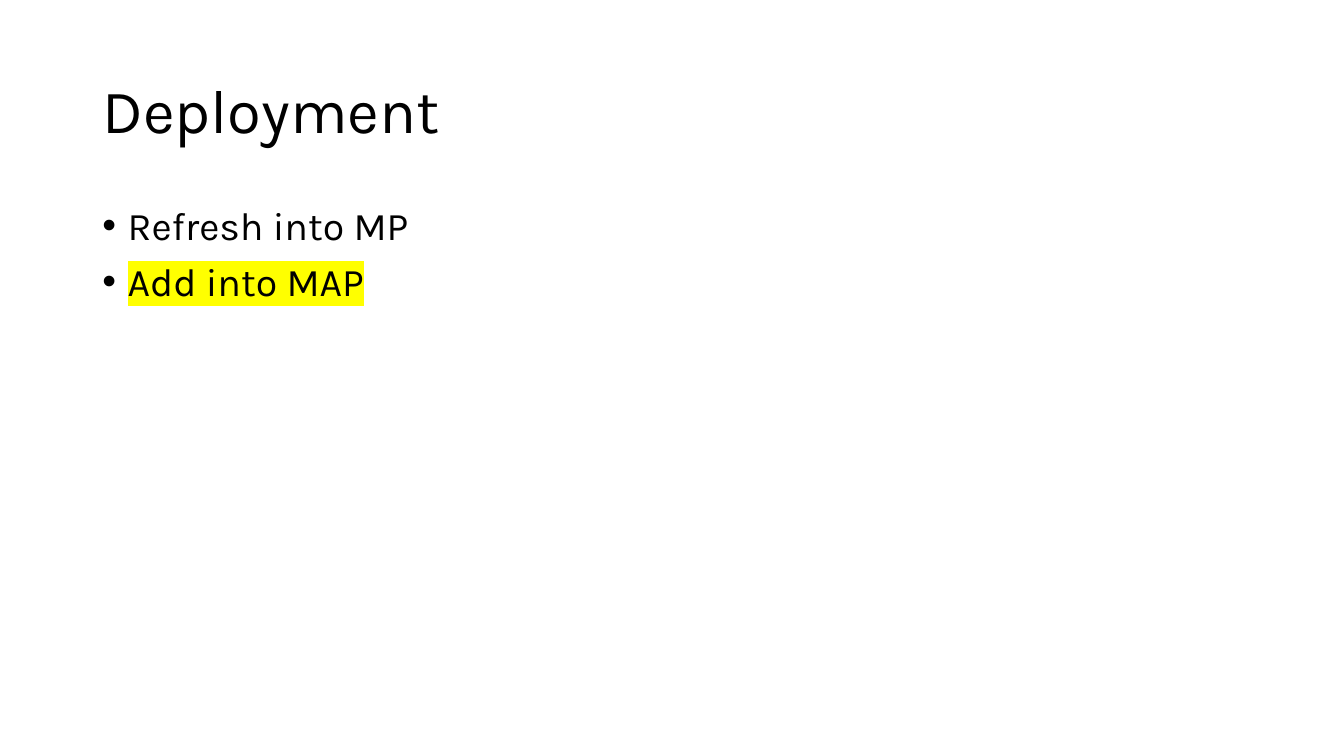
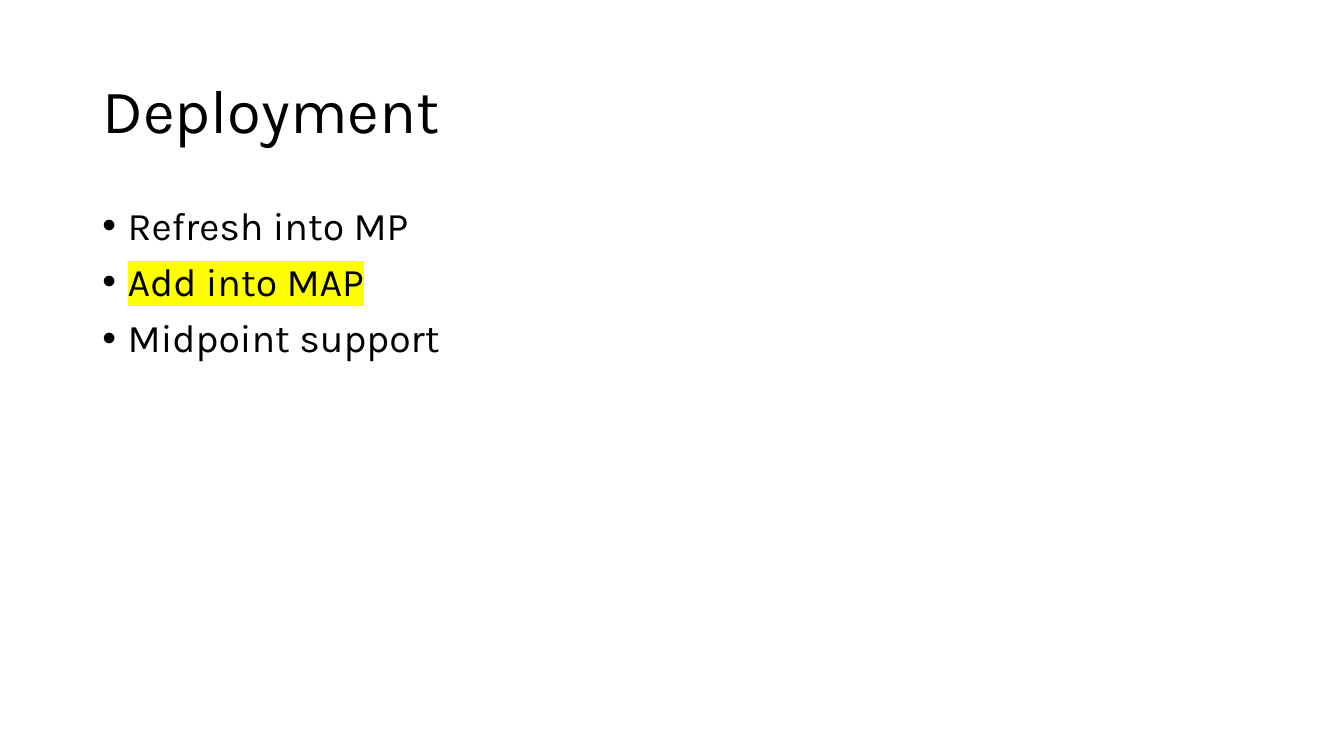
Before and after one commit to pmartR/OmicsMLMentor_ShinyApp, a slide deck: slide 8 of open_issues.pptx. Drawn at 1344x756 pixels with LibreOffice and Linux fonts; fonts in the diff are those of the drawing. Boxes give left, top, right and bottom in pixels: in the first picture for what was removed or moved away, otherwise in the second. Text is boxed around its words. In the diff, an @@ line names an element or a change of style, - is before the commit and + after.

```diff
--- a/open_issues.pptx
+++ b/open_issues.pptx
@@ text at [128, 325, 439, 362]: paragraph added @@
+• Midpoint support
```
Also in this commit, not shown: 1 other slide changed, 3 other files.
